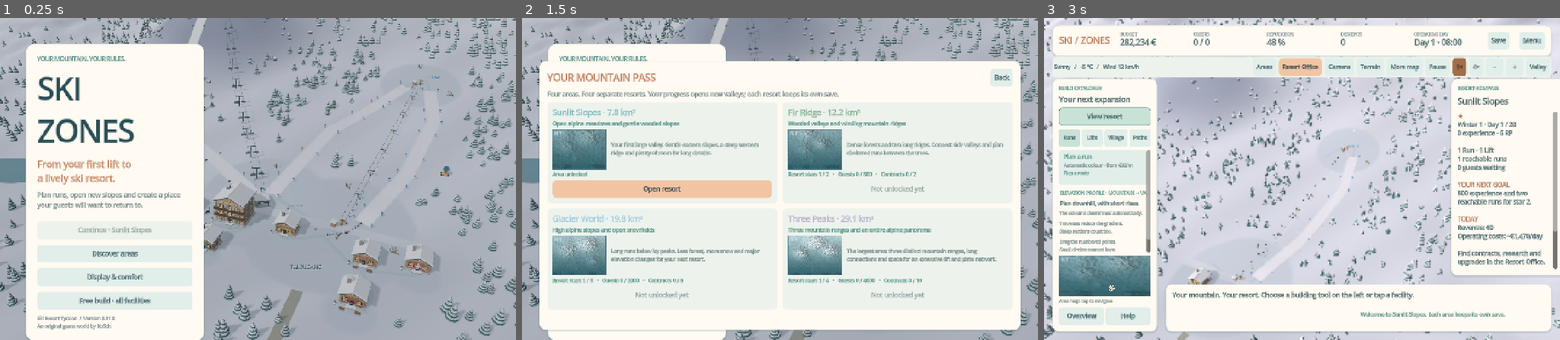
Above: before the commit, frames 1-3 (left to right).
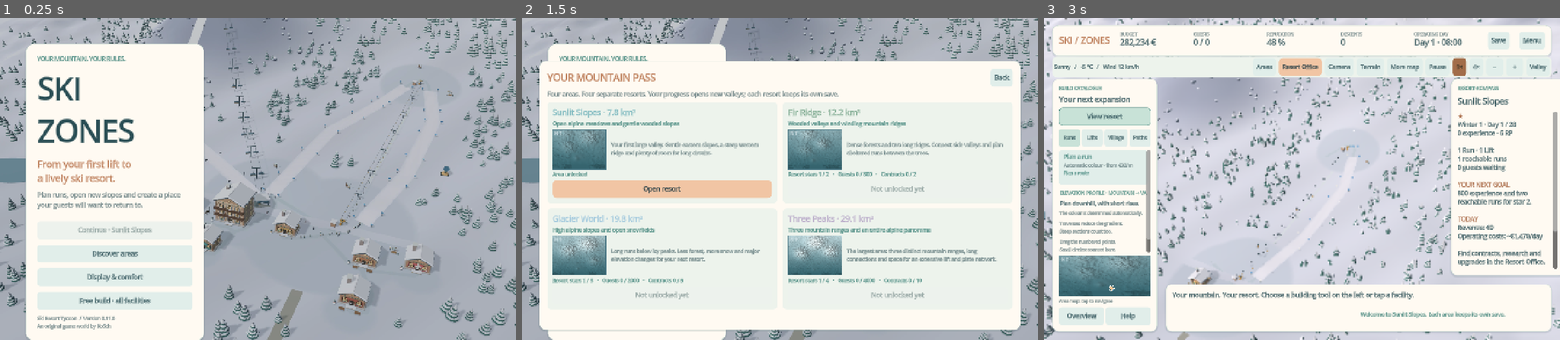
Above: after the commit, the same moments.

Repository: chekento/SkiZones
Game: Godot game, scene res://scenes/main.tscn
The game is run twice, just before and just after one commit, with the same random seed, the same clock (stepped at 60 frames per second) and the same inputs.
Inputs:
- Up to frame 1 (0.25 s): no input
- Up to frame 2 (1.5 s): click "Discover areas" at 0.5 s; click "Display & comfort" at 1.25 s
- Up to frame 3 (3 s): click "Free build · all facilities" at 2 s; click "Open resort" at 2.75 s

The runs differ from the first frame. In frame 1, 0.6% of the frame differs, in the area x 0-100%, y 0-99%; in frame 2, 0.2%; in frame 3, nothing differs.

Commit message:
Release SkiZones 0.11: complete localization, service needs and route assistance

Diff:
--- a/src/core/i18n.gd
+++ b/src/core/i18n.gd
@@ -3,6 +3,8 @@
 const Catalog = preload("res://src/core/catalog.gd")
 static var installed := false
 static var language := "de"
+static var _launch_system_locale := OS.get_locale()
+static var _launch_engine_locale := TranslationServer.get_locale()
 class Literal extends RefCounted:
 	var value: String
 	func _init(message: String) -> void: value=message
@@ -15,21 +17,26 @@
 	return "de" if system_locale.replace("-","_").to_lower().get_slice("_",0) == "de" else "en"
 
 static func configure(preference: String = "system") -> void:
-	if not installed:
-		TranslationServer.add_translation(load("res://translations/en.po"))
-		installed=true
+	_install()
 	language=locale_for(system_locale() if preference == "system" else preference)
 	TranslationServer.set_locale(language)
 
 static func system_locale() -> String:
 	var result := OS.get_locale()
-	var arguments := OS.get_cmdline_args()
-	var index := arguments.find("--language")
-	if index >= 0 and index+1 < arguments.size(): result=arguments[index+1]
+	# Godot consumes --language before exposing script arguments. Capture its
+	# initial locale before any in-game choice; Android follows the live system.
+	if OS.get_name() != "Android" and locale_for(_launch_engine_locale) != locale_for(_launch_system_locale):
+		result=_launch_engine_locale
 	return result
 
+static func _install() -> void:
+	if not installed:
+		language=locale_for(TranslationServer.get_locale())
+		TranslationServer.add_translation(load("res://translations/en.po"))
+		installed=true
+
 static func text(message: String) -> String:
-	if not installed: configure("de")
+	_install()
 	return str(TranslationServer.translate(message))
 
 static func args(value: Variant) -> Variant:
--- a/src/core/route_planner.gd
+++ b/src/core/route_planner.gd
@@ -17,7 +17,7 @@
 		if grade>0.30 or grade< -0.35: return false
 	return Foot.clear_piste([Terrain.pack(a),Terrain.pack(b)],model.lifts,width*0.5)
 
-static func _between(model: RefCounted,start: Vector2,finish: Vector2,width: float,shapes: Array) -> Array:
+static func _between(model: RefCounted,start: Vector2,finish: Vector2,width: float,shapes: Array,budget: Dictionary) -> Array:
 	if _clear(model,start,finish,width,shapes): return [Terrain.pack(start),Terrain.pack(finish)]
 	var step:=clampf(start.distance_to(finish)/55,10,32)
 	var margin:=clampf(start.distance_to(finish)*0.4,90,360)
@@ -31,12 +31,13 @@
 	var visited: Dictionary={}
 	var terminal:=Vector2i(-99999,-99999)
 	var iterations:=0
-	while not heap.is_empty() and iterations<MAX_SEARCH:
+	while not heap.is_empty() and budget.remaining>0 and Time.get_ticks_usec()<budget.deadline:
 		var entry: Array=model._heap_pop(heap)
 		var cell: Vector2i=entry[1]
 		if visited.has(cell): continue
 		visited[cell]=true
 		iterations+=1
+		budget.remaining-=1
 		if cell==terminal: break
 		var at: Vector2=positions[cell]
 		var candidates: Array=[]
@@ -90,8 +91,9 @@
 		var rect:=Rect2(Terrain.unpack(building.point)-size*0.5,size).grow(3)
 		shapes.append(PackedVector2Array([rect.position,Vector2(rect.end.x,rect.position.y),rect.end,Vector2(rect.position.x,rect.end.y)]))
 	var result: Array=[points[0]]
+	var budget: Dictionary={"remaining":MAX_SEARCH,"deadline":Time.get_ticks_usec()+1000000}
 	for index in range(1,points.size()):
-		var part:=_between(model,Terrain.unpack(points[index-1]),Terrain.unpack(points[index]),width,shapes)
+		var part:=_between(model,Terrain.unpack(points[index-1]),Terrain.unpack(points[index]),width,shapes,budget)
 		if part.is_empty() or result.size()+part.size()-1>64: return {"ok":false,"message":L.text("Kein sanfter Verlauf gefunden. Weitere Zwischenpunkte quer zum Hang setzen."),"points":[]}
 		result.append_array(part.slice(1))
 	var check: Dictionary=model.preview_piste(result,width)
--- a/src/ui/hud.gd
+++ b/src/ui/hud.gd
@@ -39,6 +39,7 @@
 var undo_button: Button
 var clear_button: Button
 var delete_point_button: Button
+var suggest_route_button: Button
 var plan_overlay := PlanOverlay.new()
 var pause_button: Button
 var speed_buttons: Array = []
@@ -314,6 +315,8 @@
 	confirm_button.custom_minimum_size.x = 165
 	undo_button = _button(actions, L.text("Letzten Punkt zurück"), game.undo_point)
 	delete_point_button = _button(actions, L.text("Punkt löschen"), game.delete_waypoint)
+	suggest_route_button = _button(actions,L.text("Verlauf verbessern"),game.suggest_route)
+	suggest_route_button.add_theme_font_size_override("font_size",16)
 	design_button = _button(actions, L.text("Gestaltung"), func(): asset_editor.open(game.editing_id))
 	clear_button = _button(actions, L.text("Abbrechen"), game.clear_plan)
 	_spacer(actions, false)
@@ -722,6 +725,8 @@
 	undo_button.disabled = point_count == 0
 	delete_point_button.visible = current_tool in ["piste","walkway"]
 	delete_point_button.disabled = game.selected_waypoint < 0 or game.selected_waypoint >= point_count
+	suggest_route_button.visible = current_tool == "piste"
+	suggest_route_button.disabled = point_count < 2
 	clear_button.visible = current_tool != "inspect"
 	palette.refresh()
 	if current_tool == "inspect" and game.model.day_finished():
--- a/tests/localization_scene.gd
+++ b/tests/localization_scene.gd
@@ -27,6 +27,7 @@
 	if not leaks.is_empty(): print("UNTRANSLATED UI: ",leaks)
 	return leaks.is_empty()
 func capture(name: String) -> void:
+	game.hud.refresh()
 	for index in range(4): await process_frame
 	await RenderingServer.frame_post_draw
 	DirAccess.make_dir_recursive_absolute("res://build/qa")
@@ -36,8 +37,7 @@
 	check(L.locale_for("en_US")=="en" and L.locale_for("en-GB")=="en" and L.locale_for("fr_FR")=="en","English variants and unsupported system languages select complete English")
 	game=load("res://scenes/main.tscn").instantiate();root.add_child(game);await process_frame
 	game.set_process(false);game.preferences.path="user://localization-test-display.cfg"
-	var arguments:=OS.get_cmdline_args();var index:=arguments.find("--language")
-	var expected:=L.locale_for(arguments[index+1] if index>=0 else OS.get_locale())
+	var expected:=L.locale_for(L.system_locale())
 	check(L.language==expected,"The actual startup interface follows the system or Godot locale override")
 	game.apply_language("en");await process_frame
 	check(game.hud.continue_button.text.begins_with("Continue") and game.hud.display_options.language_choice.item_count==3,"The English main menu and language selector are fully constructed")
@@ -45,6 +45,7 @@
 	game.start_game(true);game.paused=true
 	for id in range(9): game.model.admit_guest(id%3)
 	check(game.model.build_building("restaurant",Vector2(155,300)).ok,"The bilingual test resort has a real accessible restaurant")
+	game.model.start_research("snowcraft")
 	var guest: Dictionary=game.model.guests[0]
 	guest.needs.hunger=90;guest.needs.warmth=85;guest.needs.energy=85
 	var trip: Dictionary=game.model.service_route(guest)
Binary file changed: assets/menu_panorama.webp
Binary file added: docs/screenshots/de-route-planning-0110.webp
Binary file added: docs/screenshots/de-settings-0110.webp
Binary file added: docs/screenshots/en-day-report-0110.webp
Binary file added: docs/screenshots/en-guest-services-0110.webp
Binary file added: docs/screenshots/en-menu-0110.webp
Binary file added: docs/screenshots/en-research-0110.webp
Not shown, added: tests/localization_scene.gd.uid
Not shown, added: tests/routes_and_services.gd.uid
Not shown, changed: translations/en.po
Not shown, changed: README.md
Not shown, changed: docs/BAUEN_UND_BEDIENUNG.md
(and 6 more such lines)
